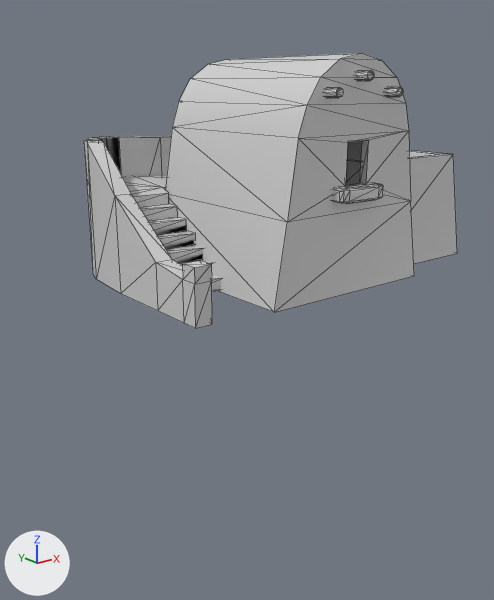
An edit to the COLLADA model art/meshes/structural/umay_farmstead_B.dae, drawn before and after from the same camera.
Both versions are drawn from a 50 mm camera at (-19.2, -23.6, 7.9) aimed at (-0.3, 0.1, -1.5). Arrows for +X, +Y and +Z are at lower left; the lights stay in place. Mesh edges are drawn as thin lines. Vertices at the same position are counted once.

Names of what the first picture shows: 'Farmstead'.
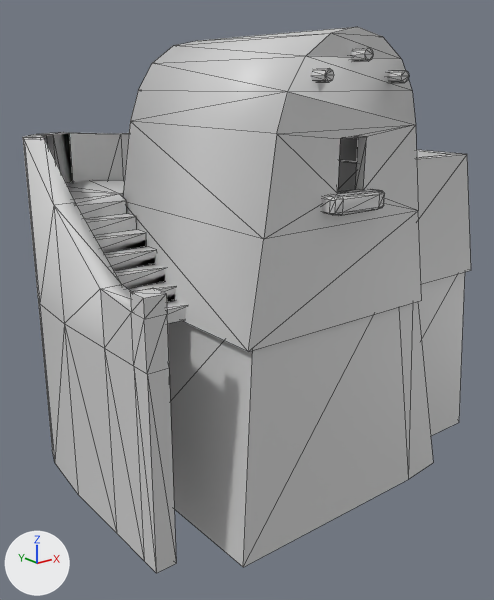
Scene script edits in JSON lines:
```json
{"block": "me_cube_005", "where": "# used by ob_farmstead; location = (0.0, 0.0, 0.0)"}
{"op": "remove", "block": "me_cube_005", "code": "me_cube_005.from_pydata(...)  # 358 vertices, 536 faces; spans x -6.0..10.4, y -5.5..6.9, z -0.5..9.1"}
{"op": "add", "block": "me_cube_005", "code": "me_cube_005.from_pydata(...)  # 406 vertices, 620 faces; spans x -9.0..10.1, y -7.2..7.2, z -9.2..9.8"}
{"block": "me_cube_005", "change": "me_cube_005 part 1: the loose piece of 16 vertices spanning x 3.2..10.4, y -3.6..2.3, z -0.2..4.7 is scaled about its middle by 1.12, then moved by (-1.4, -1.1, -0.1)"}
{"block": "me_cube_005", "change": "me_cube_005 part 2: the loose piece of 8 vertices spanning x -5.5..-2.6, y 2.2..3.1, z 2.3..2.8 is scaled about its middle by 1.12, then moved by (-2.7, -0.7, -0.1)"}
{"block": "me_cube_005", "change": "me_cube_005 part 3: the loose piece of 18 vertices spanning x -5.5..3.9, y 3.0..6.5, z 2.8..3.7 is scaled about its middle by 1.12, then moved by (-2.3, -0.4, 0.0)"}
{"block": "me_cube_005", "change": "me_cube_005 part 4: the loose piece of 56 vertices spanning x -0.1..2.4, y -5.5..-4.5, z 3.5..4.2 is scaled about its middle by 1.12, then moved by (-2.1, -1.7, 0.1)"}
{"block": "me_cube_005", "change": "me_cube_005 part 5: the loose piece of 16 vertices spanning x 0.9..1.3, y -5.5..-4.8, z 8.1..8.5 is moved by (-0.1, -1.7, -0.1)"}
{"block": "me_cube_005", "change": "me_cube_005 part 6: the loose piece of 16 vertices spanning x -0.7..-0.3, y -5.5..-4.8, z 7.5..7.9 is moved by (-0.5, -1.7, 1.2)"}
{"block": "me_cube_005", "change": "me_cube_005 part 7: the loose piece of 16 vertices spanning x 2.6..3.0, y -5.5..-4.8, z 7.5..7.9 is moved by (-5.6, -1.7, 0.5)"}
{"block": "me_cube_005", "change": "me_cube_005 part 8: the loose piece of 62 vertices spanning x -3.0..5.3, y -4.9..3.5, z -0.3..9.1 is scaled about its middle by 1.12, then moved by (-2.1, -1.1, 0.1)"}
{"block": "me_cube_005", "change": "me_cube_005 part 9: a new loose piece of 86 vertices spanning x -9.0..2.5, y -5.6..6.7, z -8.7..6.3, in mat_materiale_mio (light grey #d1d1d1)"}
{"block": "me_cube_005", "change": "me_cube_005 part 10: a new loose piece of 32 vertices spanning x -8.6..-5.1, y -2.7..1.6, z -0.6..2.1, in mat_materiale_mio (light grey #d1d1d1)"}
{"block": "me_cube_005", "change": "me_cube_005 part 11: a new loose piece of 16 vertices spanning x -6.2..5.1, y -7.0..7.2, z -9.0..0.8, in mat_materiale_mio (light grey #d1d1d1)"}
{"block": "me_cube_005", "change": "me_cube_005 part 12: the loose piece of 8 vertices spanning x -5.6..-2.7, y -1.5..-0.6, z -0.2..0.3 is deleted"}
{"block": "me_cube_005", "change": "me_cube_005 part 13"}
{"block": "me_cube_005", "change": "86 vertices are removed from x -6.0..4.2, y -4.1..6.9, z -0.5..6.0"}
{"block": "me_cube_005", "change": "124 faces are deleted"}
{"block": "me_cube_005", "change": "12 vertices are added at x 1.4..10.1, y -4.9..5.7, z -9.2..3.3"}
{"block": "me_cube_005", "change": "10 new faces join them"}
```

Boxes [x1, y1, x2, y2] around the edits, measured in the pictures (494 x 600 px; the box of a moved part takes in the faces that stretch with it):
```json
{"object": "Farmstead", "change": "reshaped", "before": [84, 53, 457, 328], "after": [23, 27, 471, 573], "on screen": "20% wider, 98% taller"}
{"part": 1, "of": "me_cube_005", "change": "moved or reshaped", "before": [346, 150, 457, 264], "after": [338, 150, 471, 284]}
{"part": 2, "of": "me_cube_005", "change": "moved or reshaped", "before": [140, 204, 178, 221], "after": [84, 214, 137, 235]}
{"part": 3, "of": "me_cube_005", "change": "moved or reshaped", "before": [123, 176, 169, 207], "after": [66, 180, 127, 218]}
{"part": 4, "of": "me_cube_005", "change": "moved or reshaped", "before": [333, 183, 383, 204], "after": [321, 189, 385, 216]}
{"part": 5, "of": "me_cube_005", "change": "moved or reshaped", "before": [356, 70, 374, 81], "after": [387, 70, 409, 83]}
{"part": 6, "of": "me_cube_005", "change": "moved or reshaped", "before": [325, 87, 343, 98], "after": [351, 48, 373, 62]}
{"part": 7, "of": "me_cube_005", "change": "moved or reshaped", "before": [386, 87, 403, 97], "after": [311, 68, 334, 82]}
{"part": 8, "of": "me_cube_005", "change": "moved or reshaped", "before": [165, 53, 414, 312], "after": [123, 27, 422, 352]}
{"part": 9, "of": "me_cube_005", "change": "added", "after": [23, 132, 176, 573]}
{"part": 10, "of": "me_cube_005", "change": "added", "after": [94, 230, 187, 323]}
{"part": 11, "of": "me_cube_005", "change": "added", "after": [168, 302, 433, 567]}
{"part": 12, "of": "me_cube_005", "change": "deleted", "before": [212, 275, 222, 291]}
{"part": 13, "of": "me_cube_005", "change": "cut back", "before": [84, 136, 213, 328], "after": [418, 272, 465, 436]}
```
